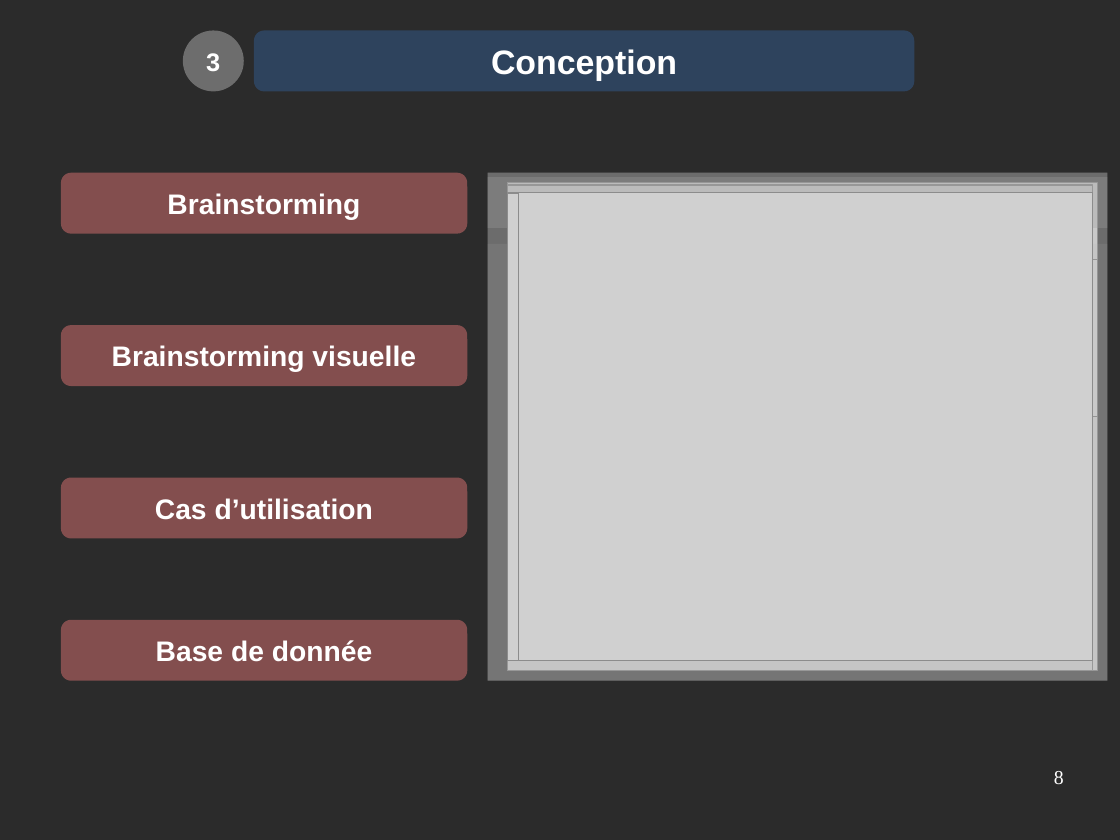
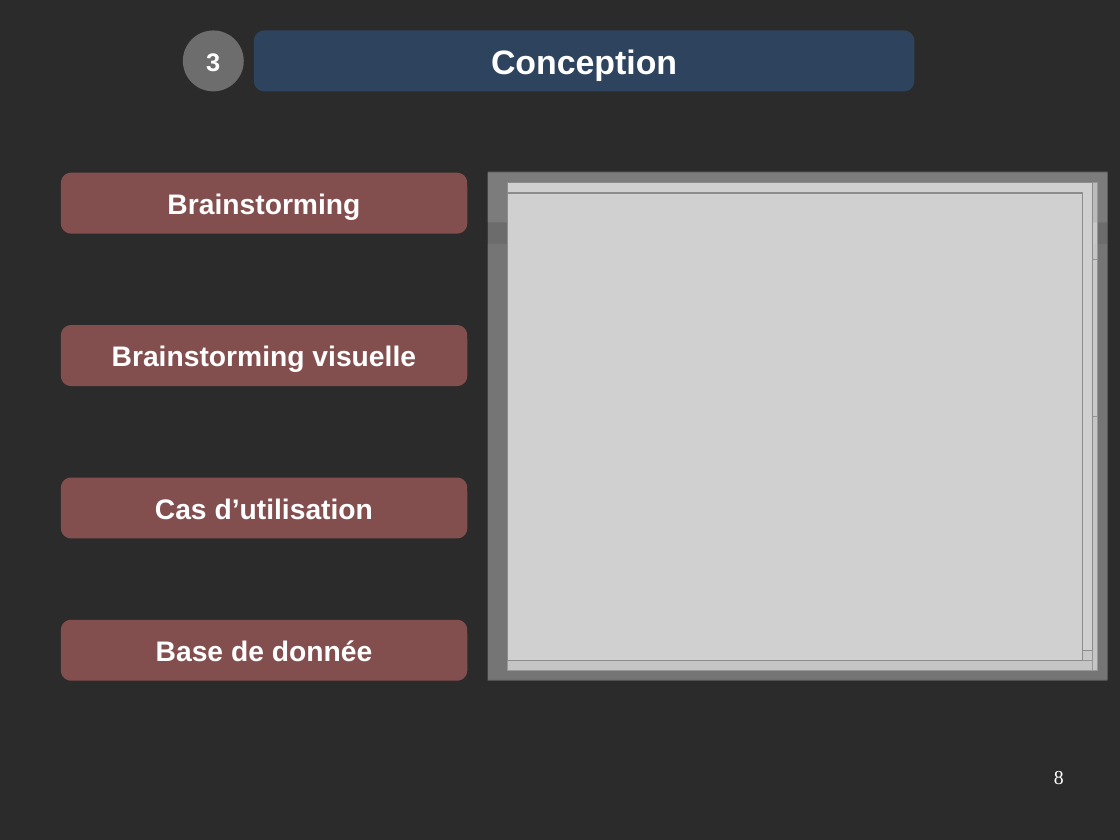
Before and after one commit to amine95bz/PFE, a slide deck: slide 8 of presentation.odp. Drawn at 1120x840 pixels with LibreOffice and Linux fonts; fonts in the diff are those of the drawing; grey boxes stand for pictures; background and template pictures are left out; a plain dark background stands for a picture behind light text. Boxes give left, top, right and bottom in pixels: in the first picture for what was removed or moved away, otherwise in the second. Text is boxed around its words. In the diff, an @@ line names an element or a change of style, - is before the commit and + after.

```diff
--- a/presentation.odp
+++ b/presentation.odp
@@ rectangle "Système de fichiers": place and size @@
-rectangle "Système de fichiers" at bbox=[488, 177, 1108, 228]
+rectangle "Système de fichiers" at bbox=[488, 172, 1108, 223]
@@ picture: place and size @@
-picture at bbox=[508, 193, 1094, 661]
+picture at bbox=[508, 193, 1083, 661]
@@ picture: place and size @@
-picture at bbox=[518, 193, 1094, 661]
+picture at bbox=[508, 183, 1094, 650]
@@ text in rectangle at bbox=[687, 192, 908, 194]: text changed @@
-Système des fichiers
+Système de fichiers
```
Also in this commit, not shown: 3 other slides changed.
